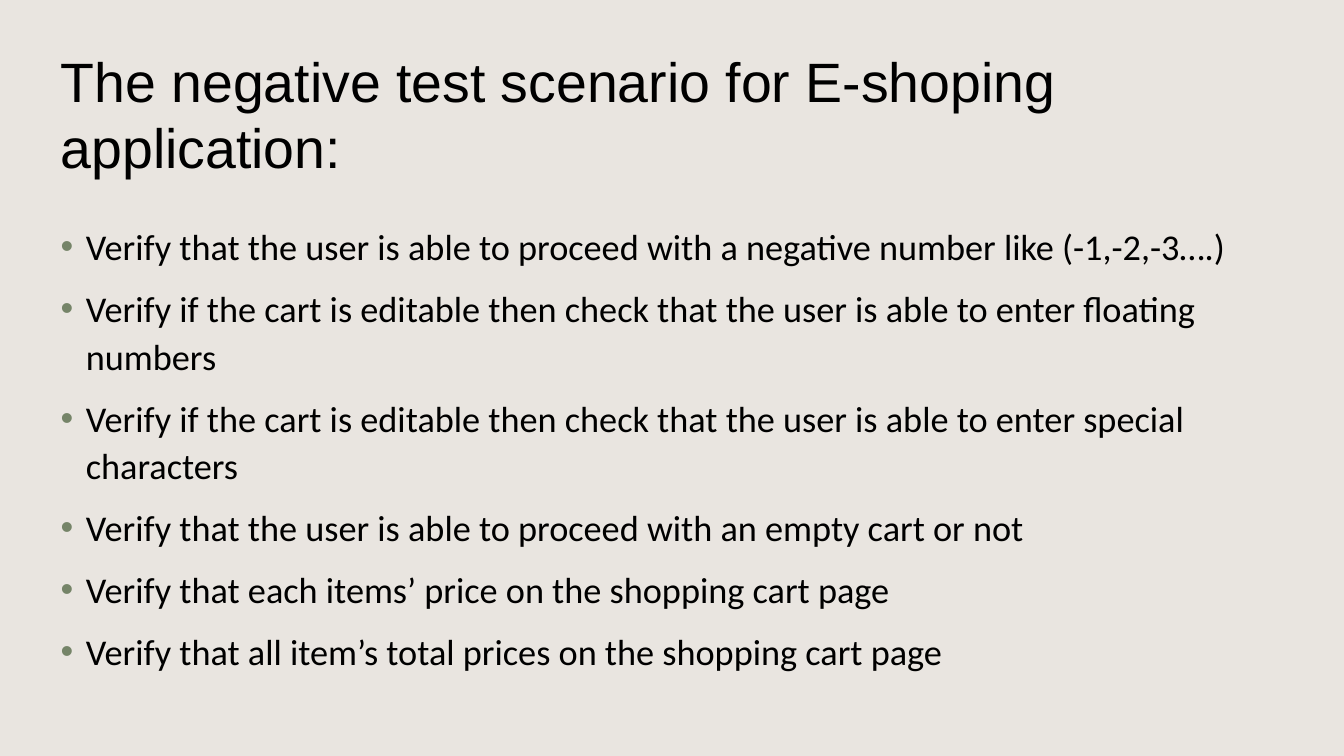
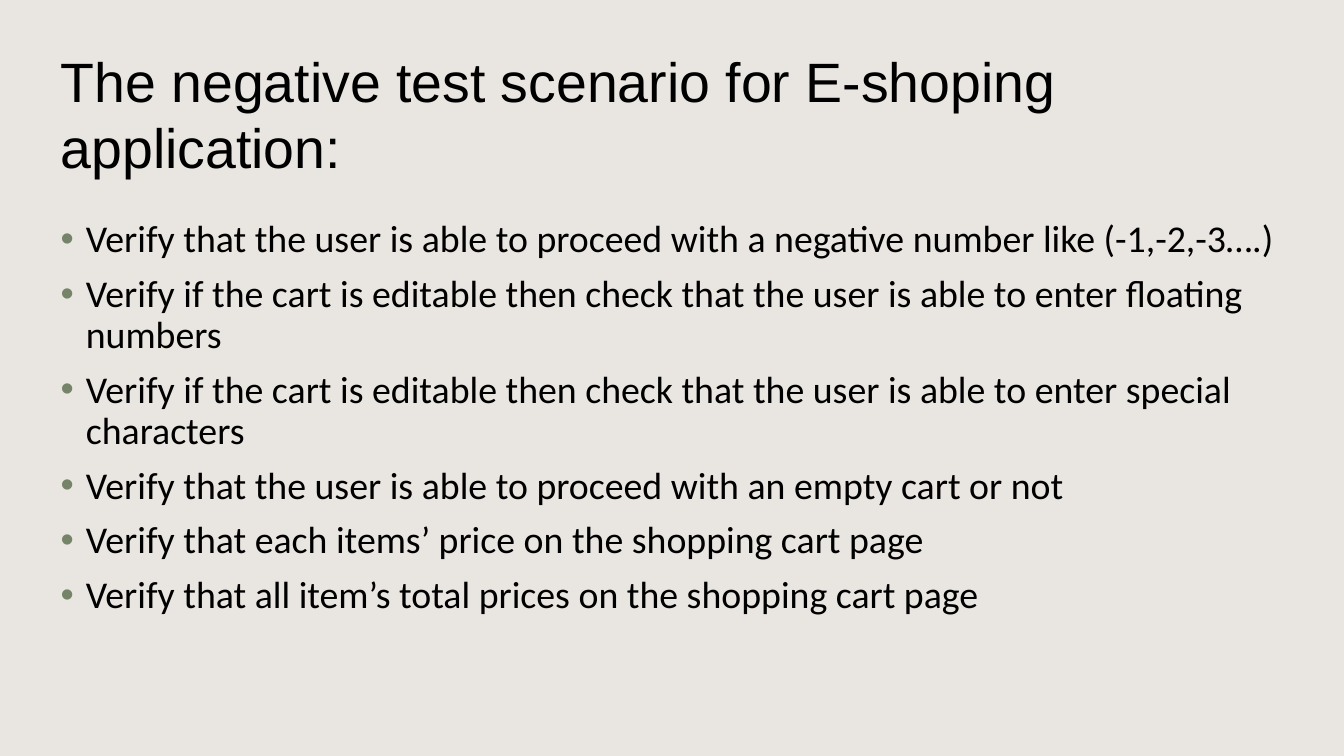
Before and after one commit to gopikrishna8500/THE-CSA3724-THE-SOFTWARE-TESTING, a slide deck: slide 15 of E-shopping application ppt.pptx (slide 12 before the commit). Drawn at 1344x756 pixels with LibreOffice and Linux fonts; fonts in the diff are those of the drawing; background and template pictures are left out. Boxes give left, top, right and bottom in pixels: in the first picture for what was removed or moved away, otherwise in the second. Text is boxed around its words. In the diff, an @@ line names an element or a change of style, - is before the commit and + after.

```diff
--- a/E-shopping application ppt.pptx
+++ b/E-shopping application ppt.pptx
@@ text "Verify that the user is ..." at (86,224,1274,615): size 25.9 to 27 pt; line spacing 1.1 to 0.9 @@
```
Also in this commit, not shown: 5 other slides changed, 3 slides added, 2 other files.
